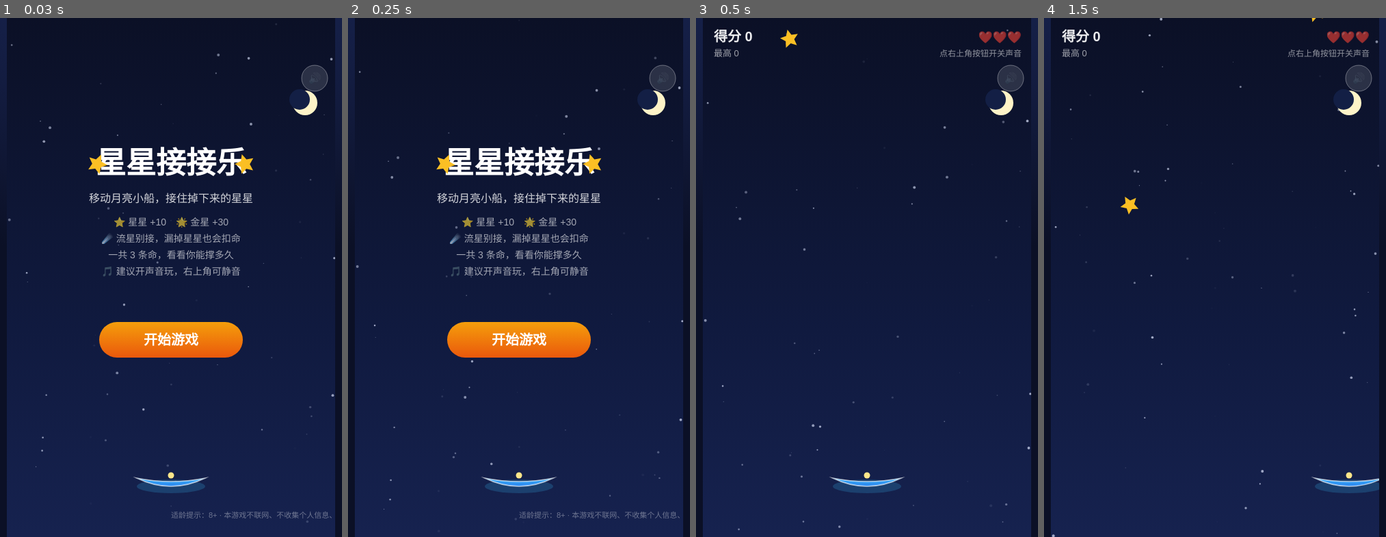
Above: before the commit, frames 1-4 (left to right).
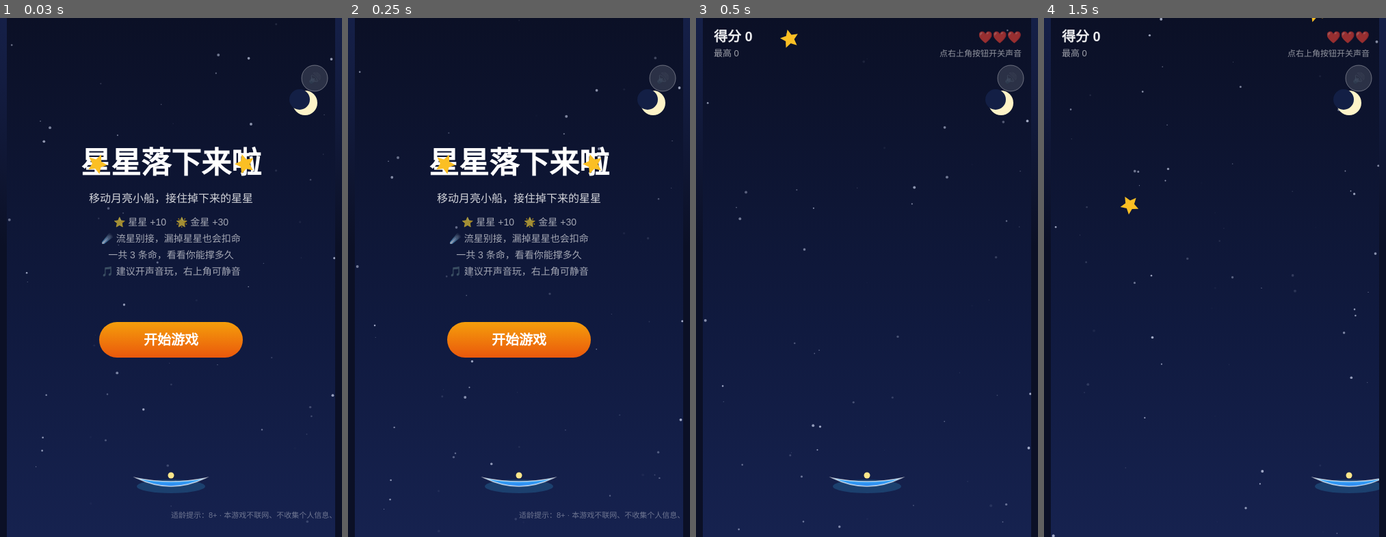
Above: after the commit, the same moments.

Repository: guwen123456/star-catch-game
Game: browser game, page index.html
Same seed, same stepped clock (60 frames per second), same inputs: the game is played once before the commit and once after it.
Inputs:
- Up to frame 1 (0.03 s): no input
- Up to frame 2 (0.25 s): no input
- Up to frame 3 (0.5 s): click "开始游戏" at 0.27 s
- Up to frame 4 (1.5 s): hold Right from 1.03 s (still down); tap Space at 1.1 s

The runs differ from the first frame. In frame 1, 1.7% of the frame differs, in the area x 23-77%, y 24-31%; in frame 2, 1.7%; in frame 3, nothing differs; in frame 4, nothing differs.

Commit message:
Rename to 星星落下来啦 + v1.0.1 music build for TapTap resubmission

Diff:
--- a/index.html
+++ b/index.html
@@ -3,7 +3,7 @@
 <head>
 <meta charset="UTF-8">
 <meta name="viewport" content="width=device-width, initial-scale=1.0, maximum-scale=1.0, user-scalable=no, viewport-fit=cover">
-<title>星星接接乐</title>
+<title>星星落下来啦</title>
 <style>
   *{margin:0;padding:0;box-sizing:border-box;-webkit-tap-highlight-color:transparent}
   html,body{width:100%;height:100%;overflow:hidden;background:#0b1026;font-family:"PingFang SC","Microsoft YaHei",system-ui,sans-serif;touch-action:none;user-select:none;-webkit-user-select:none}
@@ -283,7 +283,7 @@
 function drawMenu(){
   ctx.fillStyle='#fff'; ctx.textAlign='center';
   ctx.font='800 44px "PingFang SC","Microsoft YaHei",sans-serif';
-  ctx.fillText('星星接接乐',W/2,H*0.30);
+  ctx.fillText('星星落下来啦',W/2,H*0.30);
   drawStar(W/2-108,H*0.30-14,15,'#fbbf24',0.4);
   drawStar(W/2+108,H*0.30-14,15,'#fbbf24',-0.3);
   ctx.font='400 16px "PingFang SC","Microsoft YaHei",sans-serif';
